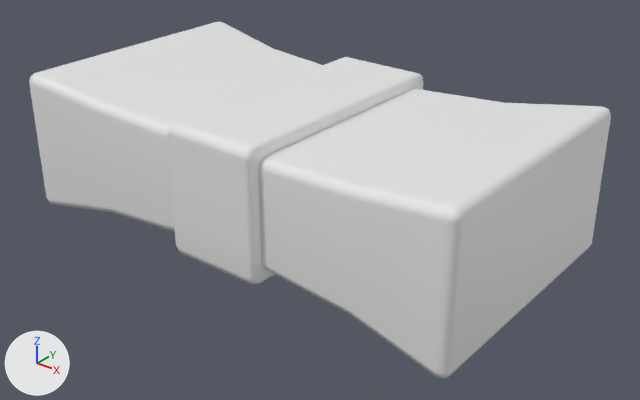
Before and after pictures for a commit that changed the glTF model assets/MoneyBundle.glb.
The view is the same before and after, from a camera (50 mm lens) standing at (1.032, -1.245, 0.694) and looking at (0.044, -0.01, -0.072). The axes (+X, +Y, +Z) are drawn at lower left. The lights are the same throughout. Vertices at the same position are counted once.

Names of what the first picture shows: 'MoneyBundle'.
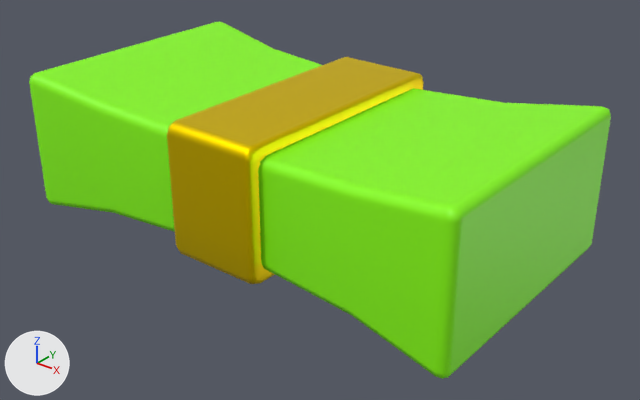
The change, as a list of edits to the scene's bpy script:
```text
Add mat_moneybundle:
    mat_moneybundle = principled_material('MoneyBundle')
    mat_moneybundle.base_color = (0.25, 1.0, 0.0)  # green #89ff00
Add mat_moneybundleband:
    mat_moneybundleband = principled_material('MoneyBundleBand')
    mat_moneybundleband.base_color = (1.0, 0.745, 0.0)  # yellow #ffe000
    mat_moneybundleband.metallic = 1.0
Change me_moneybundle:
    where me_moneybundle.from_pydata(...)  # 266 vertices, 496 faces; spans x -0.5..0.5, y -0.278..0.278, z -0.147..0.147
    used by ob_moneybundle; location = (0.0, 0.0, 0.0)
    me_moneybundle part 1: 272 of the faces centred in x -0.5..0.5, y -0.276..0.276, z -0.146..0.146 switch from no material to mat_moneybundle (green #89ff00)
    me_moneybundle part 2: 224 of the faces centred in x -0.1..0.1, y -0.27..0.27, z -0.134..0.134 switch from no material to mat_moneybundleband (yellow #ffe000)
```

Boxes [x1, y1, x2, y2] around the edits, measured in the pictures (640 x 400 px):
part 1 of me_moneybundle, recoloured (white to green)
    both: [29, 21, 611, 379]
part 2 of me_moneybundle, recoloured (white to yellow)
    both: [167, 57, 424, 284]
